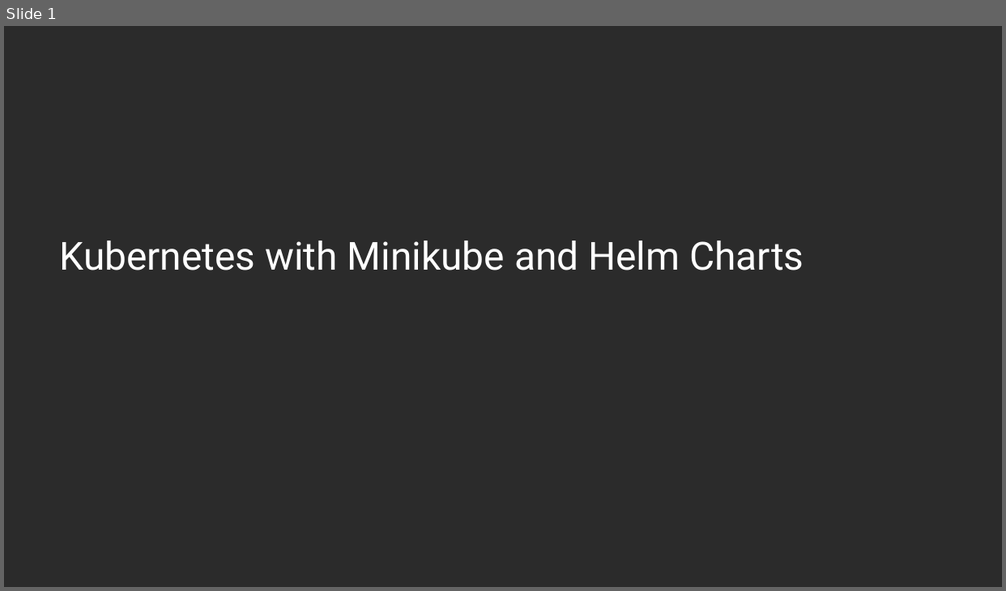
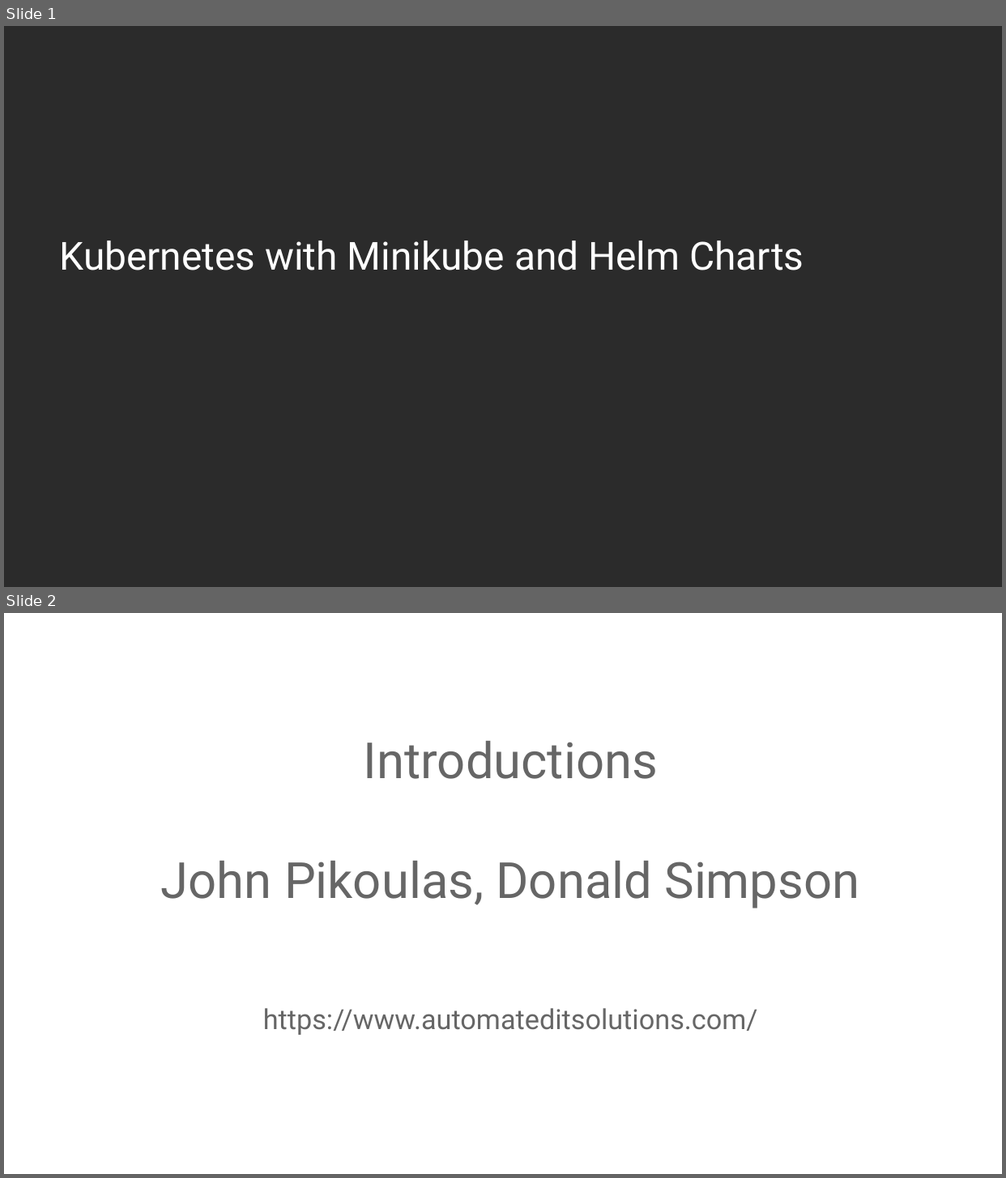
Before and after one commit to AutomatedIT/presentations, a slide deck: KubernetesMinikubeHelm_1.pptx. Shown one above the other, each under a label of ours: slide 1 before the commit, slides 1 and 2 after it. The pictures are 1006x591 and 1006x1178 pixels, drawn with LibreOffice and Linux fonts; fonts in the diff are those of the drawing; background and template pictures are left out; a plain dark background stands for a picture behind light text. Boxes give left, top, right and bottom in pixels: in the first picture for what was removed or moved away, otherwise in the second. Text is boxed around its words. In the diff, an @@ line names an element or a change of style, - is before the commit and + after.

Commit message:
changes page 2

```diff
--- a/KubernetesMinikubeHelm_1.pptx
+++ b/KubernetesMinikubeHelm_1.pptx
@@ slide 2 added at (x1=4, y1=613, x2=1002, y2=1174), background picture (left out) @@
@@ title added at (x1=161, y1=741, x2=859, y2=1035), 36 pt, text #666666 @@
+Introductions
+John Pikoulas, Donald Simpson
+https://www.automateditsolutions.com/
```
Also in this commit, not shown: 10 slides changed, 1 slide removed.
